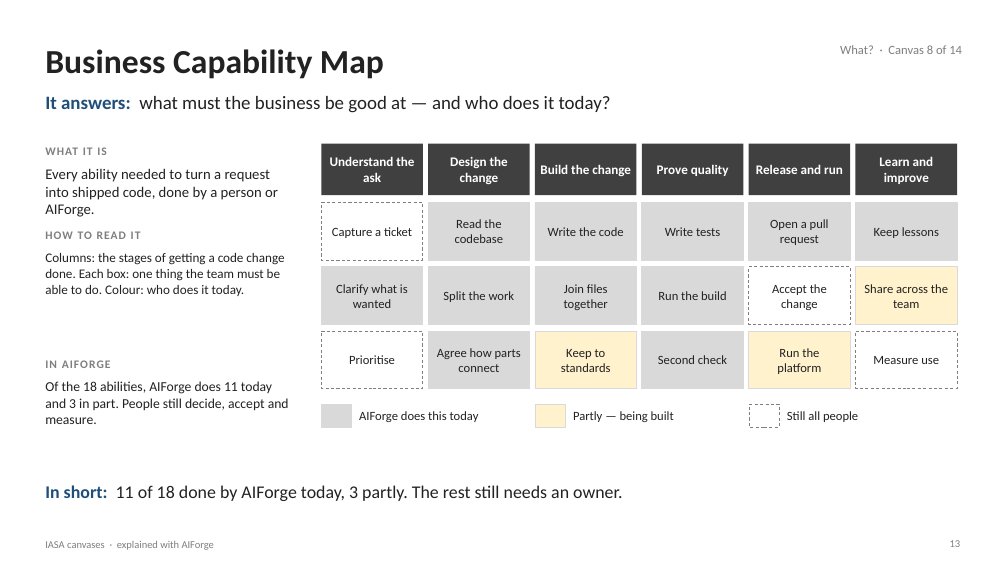
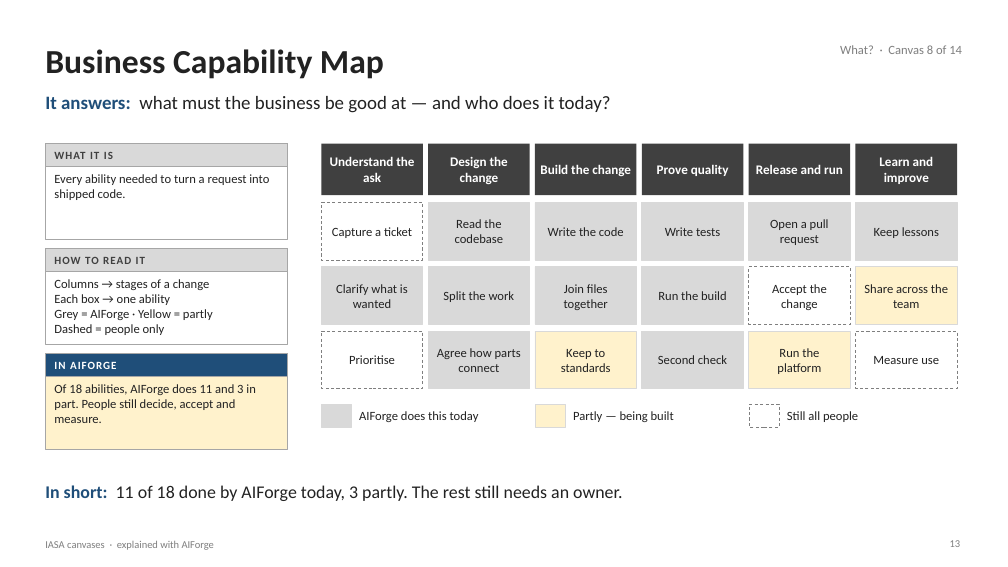
Before and after one commit to Manikanta-Reddy-Pasala/tools, a slide deck: slide 13 of course/iasa-aiforge/IASA-Canvases-with-AIForge.pptx. Drawn at 1008x567 pixels with LibreOffice and Linux fonts; fonts in the diff are those of the drawing. Boxes give left, top, right and bottom in pixels: in the first picture for what was removed or moved away, otherwise in the second. Text is boxed around its words. In the diff, an @@ line names an element or a change of style, - is before the commit and + after.

```diff
--- a/course/iasa-aiforge/IASA-Canvases-with-AIForge.pptx
+++ b/course/iasa-aiforge/IASA-Canvases-with-AIForge.pptx
@@ rectangle added at (x1=45, y1=144, x2=287, y2=240), fill #FFFFFF, outline #A6A6A6 0.75 pt @@
@@ rectangle added at (x1=45, y1=144, x2=287, y2=166), fill #D9D9D9, outline #A6A6A6 0.75 pt @@
@@ text "WHAT IT IS" moved from (x1=45, y1=147, x2=107, y2=155) to (x1=54, y1=152, x2=113, y2=159) @@
@@ text "WHAT IT IS" at (x1=54, y1=152, x2=113, y2=159): size 11 to 10.5 pt, text colour #7F7F7F to #404040; vertical alignment top to middle @@
@@ text at (x1=54, y1=174, x2=269, y2=200): text changed; size 14 to 12 pt @@
-Every ability needed to turn a request into shipped code, done by a person or AIForge.
+Every ability needed to turn a request into shipped code.
@@ rectangle added at (x1=45, y1=249, x2=287, y2=345), fill #FFFFFF, outline #A6A6A6 0.75 pt @@
@@ rectangle added at (x1=45, y1=249, x2=287, y2=271), fill #D9D9D9, outline #A6A6A6 0.75 pt @@
@@ text "HOW TO READ IT" at (x1=54, y1=257, x2=145, y2=264): size 11 to 10.5 pt, text colour #7F7F7F to #404040; vertical alignment top to middle @@
@@ text "HOW TO READ IT" moved from (x1=45, y1=231, x2=141, y2=239) to (x1=54, y1=257, x2=145, y2=264) @@
@@ text at (x1=54, y1=279, x2=213, y2=335): text changed; size 12.5 to 12 pt @@
-Columns: the stages of getting a code change done. Each box: one thing the team must be able to do. Colour: who does it today.
+Columns → stages of a change
+Each box → one ability
+Grey = AIForge · Yellow = partly
+Dashed = people only
@@ rectangle added at (x1=45, y1=354, x2=287, y2=450), fill #FFF2CC, outline #A6A6A6 0.75 pt @@
@@ rectangle added at (x1=45, y1=354, x2=287, y2=377), fill #1F4E79, outline #A6A6A6 0.75 pt @@
@@ text "IN AIFORGE" moved from (x1=45, y1=360, x2=111, y2=368) to (x1=54, y1=361, x2=116, y2=369) @@
@@ text "IN AIFORGE" at (x1=54, y1=361, x2=116, y2=369): size 11 to 10.5 pt, text colour #7F7F7F to #FFFFFF; vertical alignment top to middle @@
@@ text at (x1=54, y1=384, x2=255, y2=423): text changed; size 13 to 12 pt @@
-Of the 18 abilities, AIForge does 11 today and 3 in part. People still decide, accept and measure.
+Of 18 abilities, AIForge does 11 and 3 in part. People still decide, accept and measure.
```
Also in this commit, not shown: 13 other slides changed, 2 other files.
